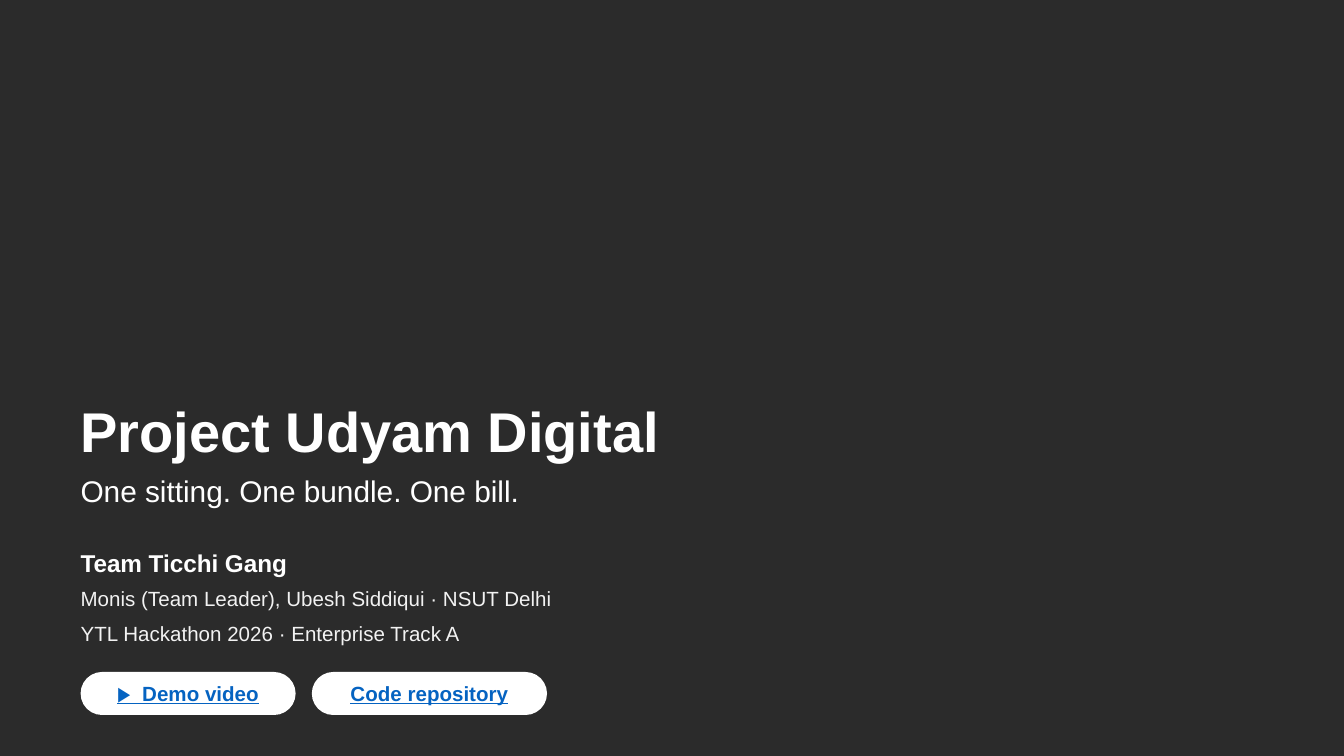
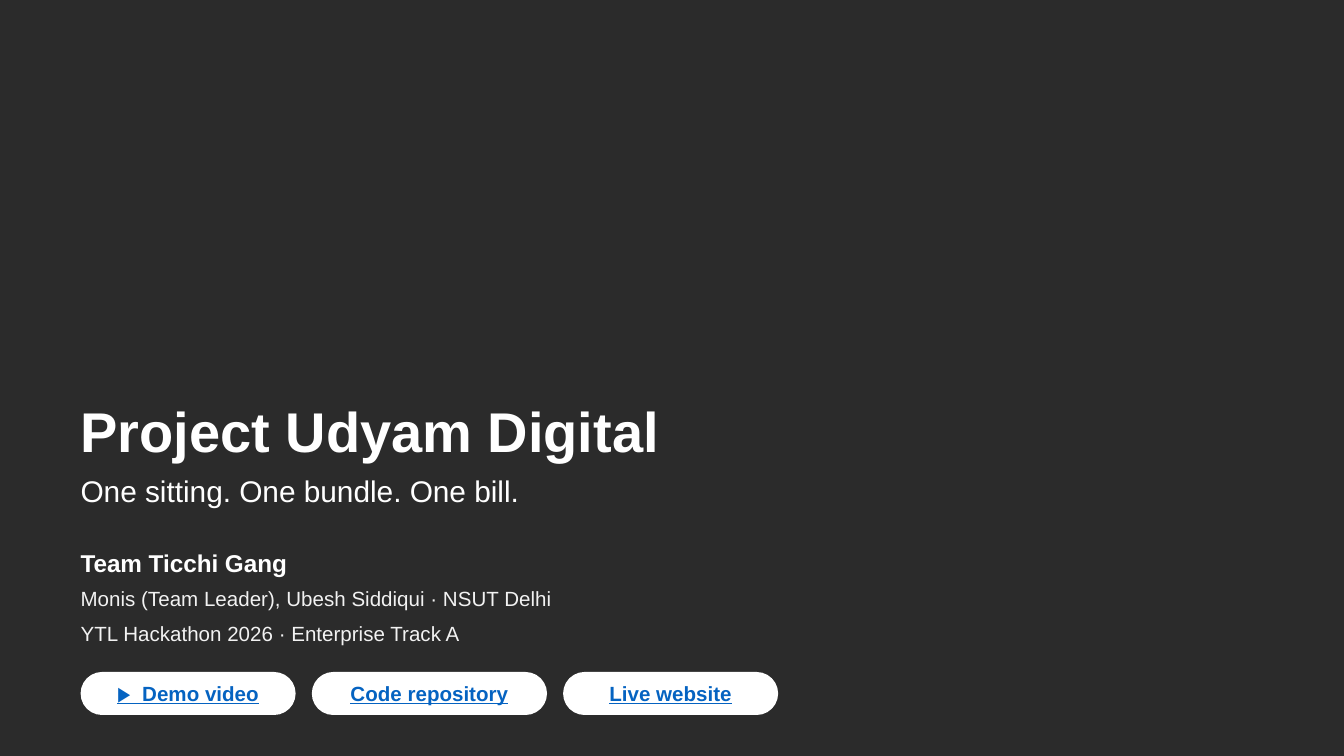
Before and after one commit to dSAxmonis/airtel_sync_digital, a slide deck: slide 1 of submission/deck/Udyam_Digital_Submission_7_Slides.pptx. Drawn at 1344x756 pixels with LibreOffice and Linux fonts; fonts in the diff are those of the drawing; background and template pictures are left out; a plain dark background stands for a picture behind light text. Boxes give left, top, right and bottom in pixels: in the first picture for what was removed or moved away, otherwise in the second. Text is boxed around its words. In the diff, an @@ line names an element or a change of style, - is before the commit and + after.

Commit message:
docs(deck): add live website link to slide 1 and slide 7 in 7_slides presentation

```diff
--- a/submission/deck/Udyam_Digital_Submission_7_Slides.pptx
+++ b/submission/deck/Udyam_Digital_Submission_7_Slides.pptx
@@ rounded rectangle added at [563,672,778,715], fill #FFFFFF @@
@@ text added at [609,686,731,704], 11 pt, text #0563C1, bold, underline @@
+Live website
```
Also in this commit, not shown: 1 other slide changed, 1 other file.
